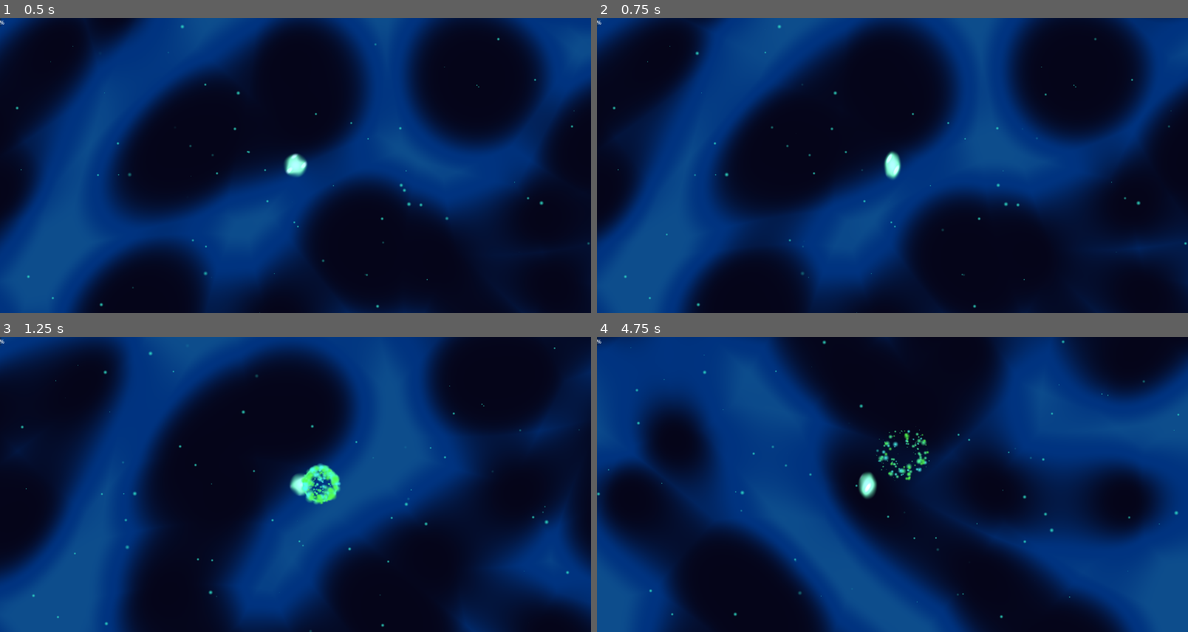
Above: before the commit, frames 1-4 (two rows, left to right).
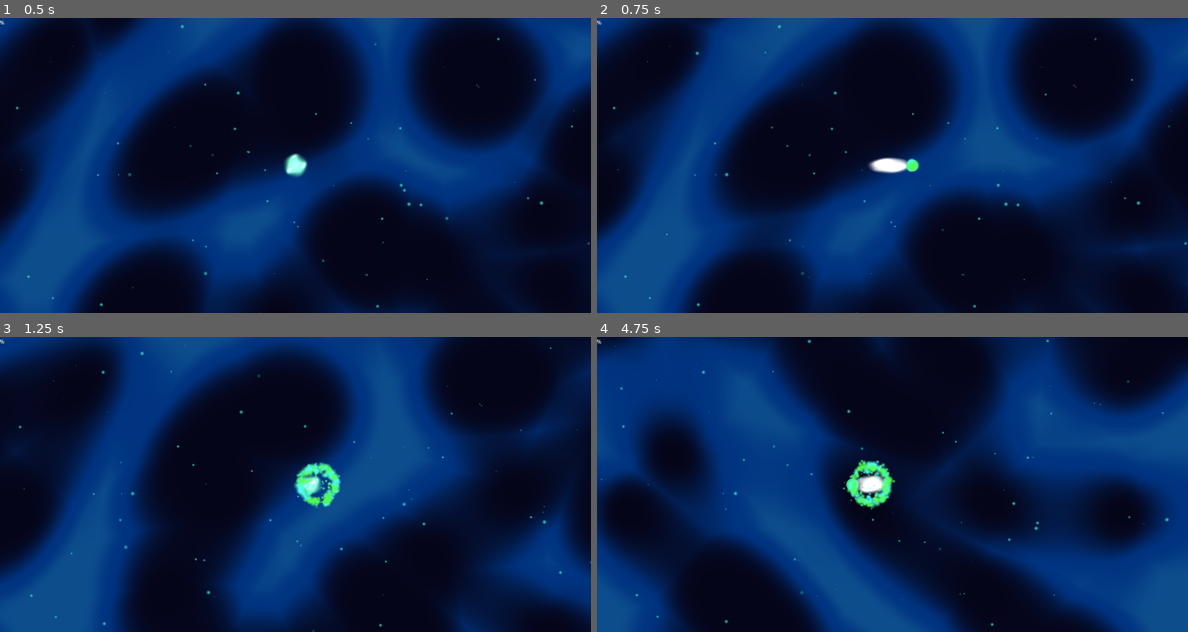
Above: after the commit, the same moments.

Repository: vinids86/aliensurvivors
Game: Godot game, scene res://scenes/game_manager.tscn
Two runs of this game, one before a commit and one after it. Both use one fixed random seed, a clock stepped at 60 frames per second and the inputs below. The engine's default icon, where the game draws it, is replaced by a stand-in: a white triangle on a blue panel in a dark square.
Inputs (mouse positions are in pixels of both pictures, inside the frame that each line leads up to):
- Up to frame 1 (0.5 s): no input
- Up to frame 2 (0.75 s): tap Enter (ui_accept) at 0.5 s; move the mouse to (1022, 150) at 0.52 s; hold Right (ui_right) from 0.53 s (still down); hold Enter (ui_accept) from 0.53 s (still down); click (1022, 150) at 0.67 s
- Up to frame 3 (1.25 s): keep holding Right (ui_right); keep holding Enter (ui_accept)
- Up to frame 4 (4.75 s): move the mouse to (774, 499) at 1.27 s; release Right (ui_right) at 1.28 s; release Enter (ui_accept) at 1.28 s; hold Down (ui_down) 1.28-2.03 s; tap Enter (ui_accept) at 1.35, 1.52, 1.82, 2.85, 3.02, 3.32, 4.35, 4.52 s; click (774, 499) at 1.42 s; move the mouse to (951, 419) at 2.02 s; hold Right (ui_right) 2.03-2.78 s; hold Enter (ui_accept) 2.03-2.78 s; click (951, 419) at 2.17 s; move the mouse to (862, 543) at 2.77 s; hold Up (ui_up) 2.78-3.53 s; click (862, 543) at 2.92 s; move the mouse to (1069, 528) at 3.52 s; hold Enter (ui_accept) 3.53-4.28 s; hold Left (ui_left) from 3.53 s (still down); click (1069, 528) at 3.67 s; move the mouse to (715, 440) at 4.27 s; click (715, 440) at 4.42 s

Frame 1 is identical in both runs. In frame 2, 0.5% of the frame differs, in the area x 45-55%, y 45-55%; in frame 3, 1.1%; in frame 4, 18%, in the area x 0-100%, y 0-100%.

Commit message:
Add sound attack

Diff:
--- /dev/null
+++ b/default_bus_layout.tres
@@ -0,0 +1,9 @@
+[gd_resource type="AudioBusLayout" format=3 uid="uid://n04br3kihkxw"]
+
+[resource]
+bus/1/name = &"SFX"
+bus/1/solo = false
+bus/1/mute = false
+bus/1/bypass_fx = false
+bus/1/volume_db = 0.0
+bus/1/send = &"Master"
--- a/project.godot
+++ b/project.godot
@@ -24,6 +24,14 @@
 
 project/assembly_name="AlienSurvivors"
 
+[input]
+
+attack={
+"deadzone": 0.2,
+"events": [Object(InputEventJoypadButton,"resource_local_to_scene":false,"resource_name":"","device":-1,"button_index":2,"pressure":0.0,"pressed":true,"script":null)
+]
+}
+
 [layer_names]
 
 2d_physics/layer_1="Player"
--- /dev/null
+++ b/resources/sfx_slash_random.tres
@@ -0,0 +1,9 @@
+[gd_resource type="AudioStreamRandomizer" load_steps=2 format=3 uid="uid://dwmv5o2bm13mo"]
+
+[ext_resource type="AudioStream" uid="uid://dal6sa768u4dg" path="res://sfx/LASRGun_Particle Compressor Fire_01.wav" id="1_crqbb"]
+
+[resource]
+random_pitch = 1.1
+random_volume_offset_db = 1.1
+streams_count = 1
+stream_0/stream = ExtResource("1_crqbb")
--- a/scenes/player.tscn
+++ b/scenes/player.tscn
@@ -10,7 +10,7 @@
 script = ExtResource("2_qhqgy")
 _base_values = {
 "area": 1.0,
-"cooldown": 1.0,
+"cooldown": 0.6,
 "damage": 10.0,
 "max_health": 100.0,
 "move_speed": 220.0,
--- a/scenes/slash_basic.tscn
+++ b/scenes/slash_basic.tscn
@@ -1,7 +1,8 @@
-[gd_scene load_steps=4 format=3 uid="uid://bt2laudafly0u"]
+[gd_scene load_steps=5 format=3 uid="uid://bt2laudafly0u"]
 
 [ext_resource type="Script" uid="uid://djlabcwt48jwv" path="res://scripts/simple_melee_slash.gd" id="1_fix1w"]
 [ext_resource type="PackedScene" uid="uid://f6nw2stv2vqx" path="res://scenes/dissolve_shockwave.tscn" id="2_l6srk"]
+[ext_resource type="AudioStream" uid="uid://dwmv5o2bm13mo" path="res://resources/sfx_slash_random.tres" id="3_vgsyx"]
 
 [sub_resource type="CircleShape2D" id="CircleShape2D_vgsyx"]
 radius = 32.0
@@ -11,6 +12,10 @@
 collision_mask = 2
 script = ExtResource("1_fix1w")
 dissolve_scene = ExtResource("2_l6srk")
+attack_sound = ExtResource("3_vgsyx")
 
 [node name="CollisionShape2D" type="CollisionShape2D" parent="."]
 shape = SubResource("CircleShape2D_vgsyx")
+
+[node name="AudioStreamPlayer2D" type="AudioStreamPlayer2D" parent="."]
+bus = &"SFX"
--- a/scripts/player_controller.gd
+++ b/scripts/player_controller.gd
@@ -157,7 +157,7 @@
 
 	if _state == State.NORMAL and _attack_timer <= 0:
 		# Suporte para Mouse e Teclado/Controle
-		if Input.is_action_pressed("ui_accept") or Input.is_mouse_button_pressed(MOUSE_BUTTON_LEFT):
+		if Input.is_action_pressed("ui_accept") or Input.is_mouse_button_pressed(MOUSE_BUTTON_LEFT) or Input.is_action_pressed("attack"):
 			if current_attack_behavior:
 				var attack_dir = Vector2.RIGHT.rotated(_visual_rotation)
 				_start_attack_sequence(attack_dir)
--- a/scripts/simple_melee_slash.gd
+++ b/scripts/simple_melee_slash.gd
@@ -9,8 +9,9 @@
 var knockback_force: float = 500.0
 var element_color: Color = Color("4fffa0")
 
-# Referência à Cena de Efeito (ARRASTE dissolve_shockwave.tscn AQUI NO INSPECTOR)
+# Referências Externas (Visual e Áudio)
 @export var dissolve_scene: PackedScene
+@export var attack_sound: AudioStream # Arraste seu AudioStreamRandomizer aqui no Inspector
 
 # Geometria
 var max_radius: float = 55.0
@@ -23,9 +24,14 @@
 var _anim_alpha: float = 1.0
 var _core_flash: float = 1.0
 
-# Cache de Colisão
+# Componentes Internos
 var _collision_shape: CollisionShape2D
 var _circle_shape: CircleShape2D
+
+# --- ÁUDIO (REFATORADO) ---
+# Em vez de criar via código, esperamos que exista um nó filho na cena.
+# O nome do nó na cena deve ser "AudioStreamPlayer2D".
+@onready var _audio_player: AudioStreamPlayer2D = $AudioStreamPlayer2D
 
 func setup(dmg: float, duration: float, scale_mod: float, kb: float, col: Color) -> void:
 	damage = dmg
@@ -43,10 +49,14 @@
 	monitoring = false
 	body_entered.connect(_on_body_entered)
 
+	# Colisão continua sendo criada via código pois é dinâmica/geométrica
 	_collision_shape = CollisionShape2D.new()
 	_circle_shape = CircleShape2D.new()
 	_collision_shape.shape = _circle_shape
 	add_child(_collision_shape)
+
+	# REMOVIDO: A criação manual do AudioStreamPlayer2D.
+	# Agora confiamos no @onready var _audio_player lá em cima.
 
 func _process(_delta: float) -> void:
 	queue_redraw()
@@ -80,19 +90,25 @@
 	_core_flash = 1.0
 	_anim_alpha = 1.0
 
+	# --- ÁUDIO ---
+	# Toca o som configurado no Inspector ou injetado pela carta
+	if _audio_player:
+		if attack_sound:
+			_audio_player.stream = attack_sound
+			_audio_player.play()
+		elif _audio_player.stream:
+			# Se nenhum som foi passado na variável, mas o nó AudioPlayer
+			# já tem um som configurado no Editor, toca ele.
+			_audio_player.play()
+
 	# --- VISUAL (PARTÍCULAS) ---
-	# Instancia IMEDIATAMENTE para acompanhar a animação
 	if dissolve_scene:
 		var effect = dissolve_scene.instantiate() as Node2D
 		get_tree().root.add_child(effect)
 		effect.global_position = global_position
 
-		# Passamos todos os dados necessários para o efeito "tocar" a mesma animação que nós
 		if effect.has_method("play_expansion"):
-			# scale.x é importante para ajustar o raio final ao tamanho do ataque
 			effect.play_expansion(initial_radius, max_radius * scale.x, duration, element_color)
-	else:
-		push_warning("SimpleMeleeSlash: Cena 'dissolve_scene' não atribuída!")
 
 	# --- LÓGICA DO CÍRCULO (Hitbox) ---
 	var tw = create_tween().set_parallel(true)
Not shown, added: sfx/LASRGun_Particle Compressor Fire_01.wav.import
Not shown, added: sfx/LASRGun_Particle Compressor Fire_01.wav
